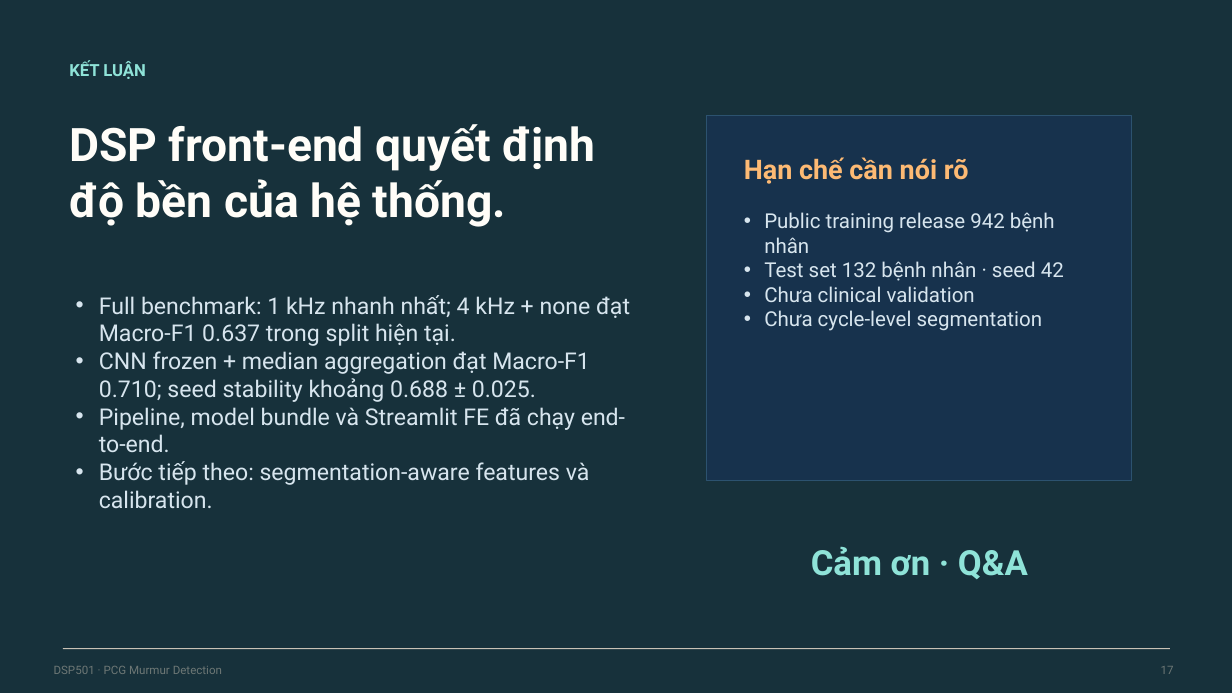
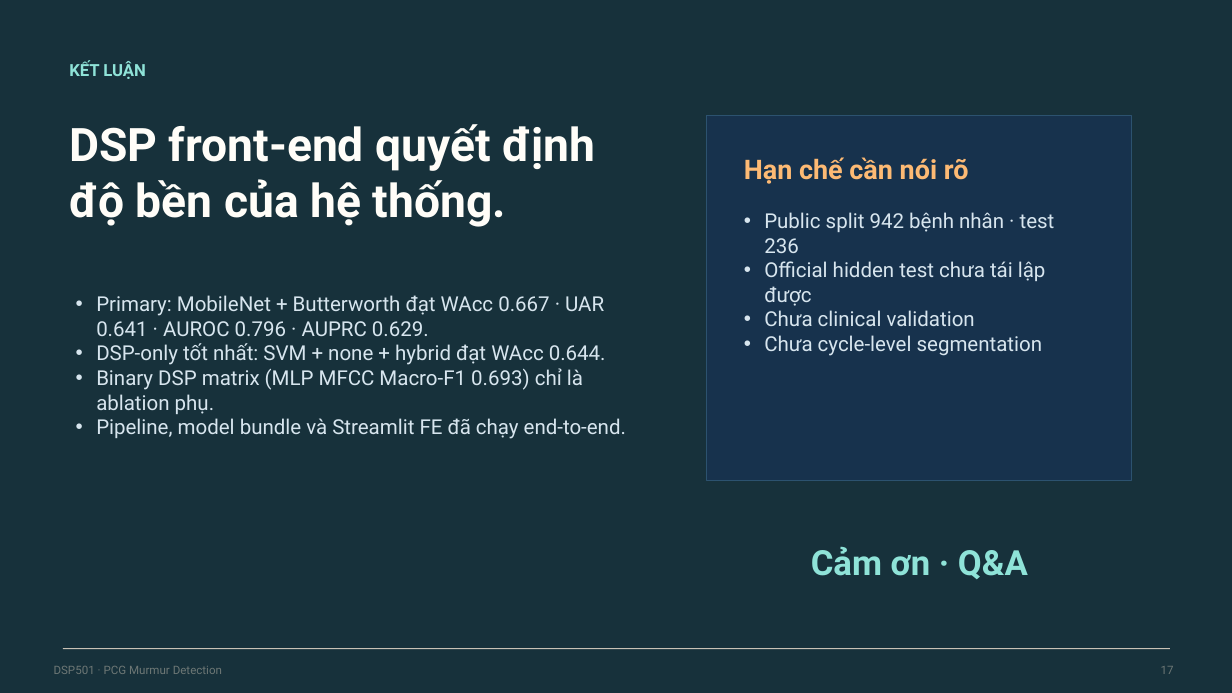
Before and after one commit to nstung463/pcg_murmur_dsp, a slide deck: slide 17 of docs/project_deliverables/DSP501_final_presentation.pptx. Drawn at 1232x693 pixels with LibreOffice and Linux fonts; fonts in the diff are those of the drawing. Boxes give left, top, right and bottom in pixels: in the first picture for what was removed or moved away, otherwise in the second. Text is boxed around its words. In the diff, an @@ line names an element or a change of style, - is before the commit and + after.

Commit message:
Update report and slides with challenge-aligned benchmark

```diff
--- a/docs/project_deliverables/DSP501_final_presentation.pptx
+++ b/docs/project_deliverables/DSP501_final_presentation.pptx
@@ text at box(764, 212, 1055, 306): text changed @@
-• Public training release 942 bệnh nhân
-• Test set 132 bệnh nhân · seed 42
+• Public split 942 bệnh nhân · test 236
+• Official hidden test chưa tái lập được
@@ text at box(96, 295, 606, 414): text changed; size 18 to 16 pt @@
-• Full benchmark: 1 kHz nhanh nhất; 4 kHz + none đạt Macro-F1 0.637 trong split hiện tại.
-• CNN frozen + median aggregation đạt Macro-F1 0.710; seed stability khoảng 0.688 ± 0.025.
+• Primary: MobileNet + Butterworth đạt WAcc 0.667 · UAR 0.641 · AUROC 0.796 · AUPRC 0.629.
+• DSP-only tốt nhất: SVM + none + hybrid đạt WAcc 0.644.
+• Binary DSP matrix (MLP MFCC Macro-F1 0.693) chỉ là ablation phụ.
@@ text at box(96, 418, 626, 439): size 18 to 16 pt in "Pipeline, model bundle và Streamlit FE đã ..."; indent changed @@
@@ text at box(99, 461, 590, 508): paragraph removed @@
-• Bước tiếp theo: segmentation-aware features và calibration.
```
Also in this commit, not shown: 5 other slides changed, 1 slide added, 1 slide removed, 6 other files.
